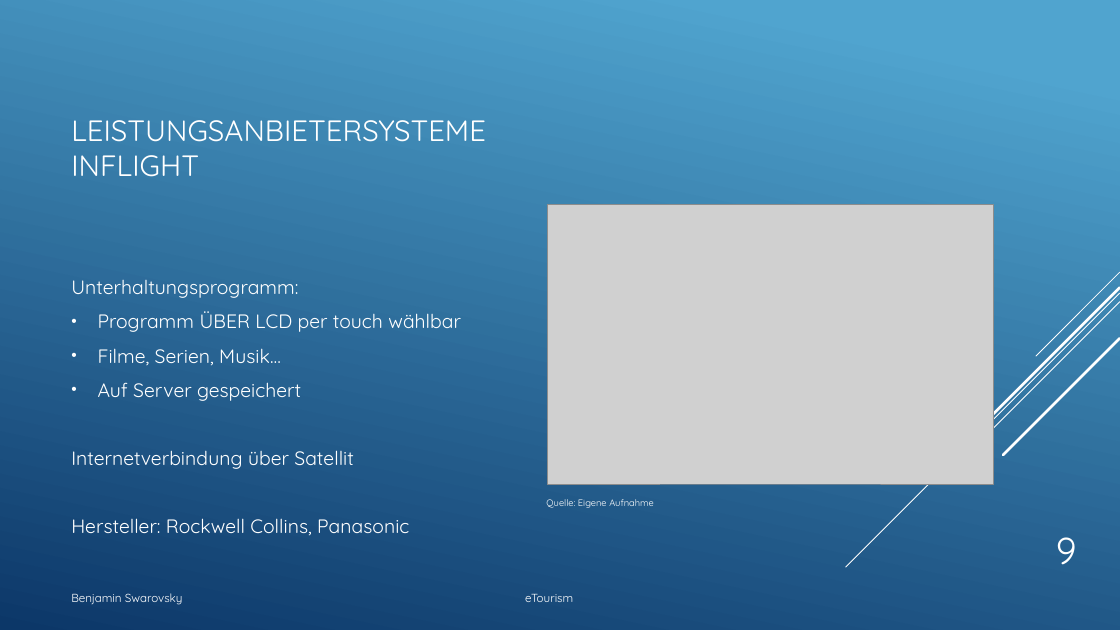
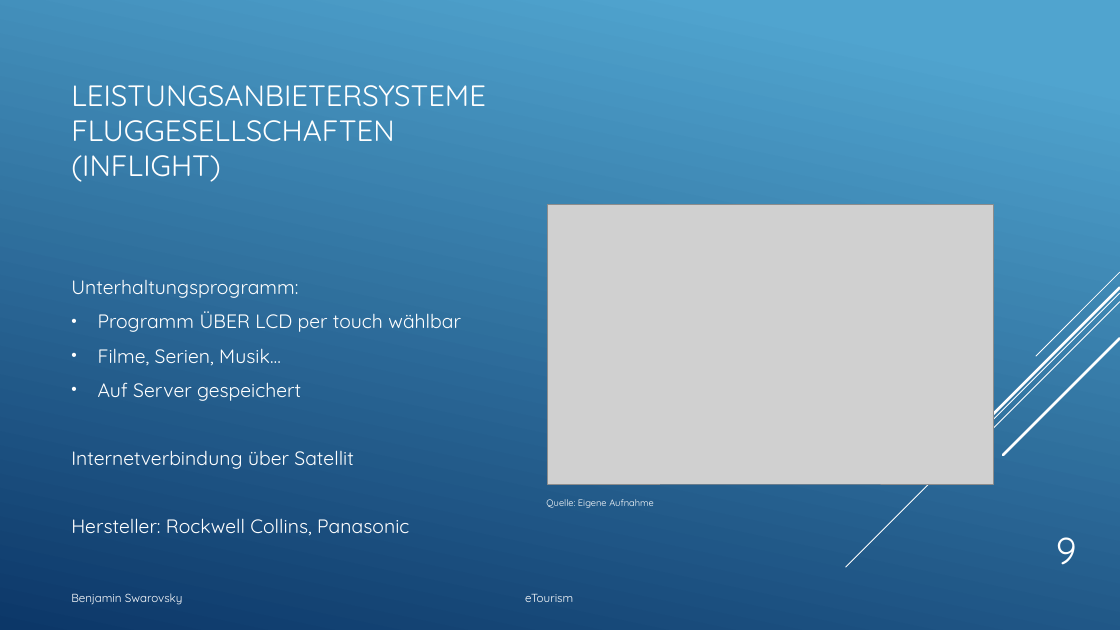
Before and after one commit to BenjaminS01/eTourism, a slide deck: slide 9 of Etourism1.pptx. Drawn at 1120x630 pixels with LibreOffice and Linux fonts; fonts in the diff are those of the drawing; grey boxes stand for pictures. Boxes give left, top, right and bottom in pixels: in the first picture for what was removed or moved away, otherwise in the second. Text is boxed around its words. In the diff, an @@ line names an element or a change of style, - is before the commit and + after.

```diff
--- a/Etourism1.pptx
+++ b/Etourism1.pptx
@@ title at [71, 85, 486, 182]: text changed @@
-LEISTUNGSANBIETERSYSTEME
-INFLIGHT
+LEISTUNGSANBIETERSYSTEME
+FLUGGESELLSCHAFTEN (INFLIGHT)
```
Also in this commit, not shown: 5 other slides changed.
